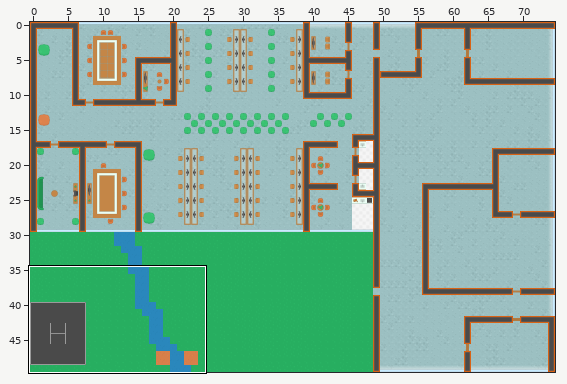
Tiled map -- game/maps/office_2nd_floor.tmx. Above, an overview of the earlier version with the close-up marked.
Close-up. Earlier state:
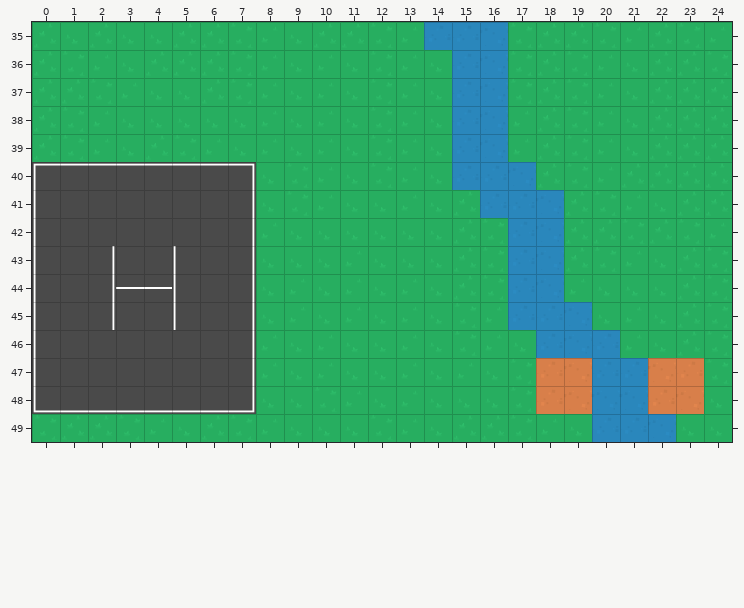
Cells are 64x64 px. Shown: x 0..24, y 35..49.
The same view after the edit:
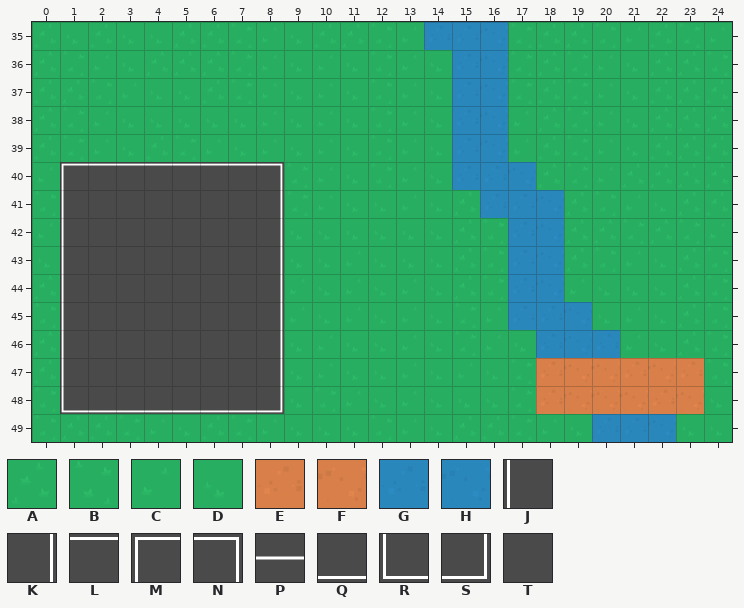
Key: from "spritesheet_tiles": A 0, B 1, C 2, D 3, E 14, F 15, G 18, H 19, J 34, K 35, L 36, M 39, N 40, P 62, Q 63, R 66, S 67, T 92.
_ is an empty cell.
Difference:
Layer "Ground":
y 40: x 0..1 ML -> CM; x 7..8 ND -> LN
y 41: x 0..1 JT -> BJ; x 7..8 KD -> TK
y 42: x 0..1 JT -> CJ; x 7..8 KC -> TK
y 43: x 0..2 JTK -> DJT; x 5 J -> T; x 7..8 KD -> TK
y 44: x 0..5 JTKPPJ -> AJTTTT; x 7..8 KD -> TK
y 45: x 0..2 JTK -> BJT; x 5 J -> T; x 7..8 KD -> TK
y 46: x 0..1 JT -> AJ; x 7..8 KC -> TK
y 47: x 0..1 JT -> AJ; x 7..8 KC -> TK; x 20..21 GG -> FE
y 48: x 0..1 RQ -> BR; x 7..8 SD -> QS; x 20..21 HH -> FF
Boxes around the changes in both close-ups, in picture pixels (x1, y1, x2, y2):
changed: (32, 162, 176, 414)
changed: (252, 162, 284, 414)
changed: (592, 358, 648, 414)
